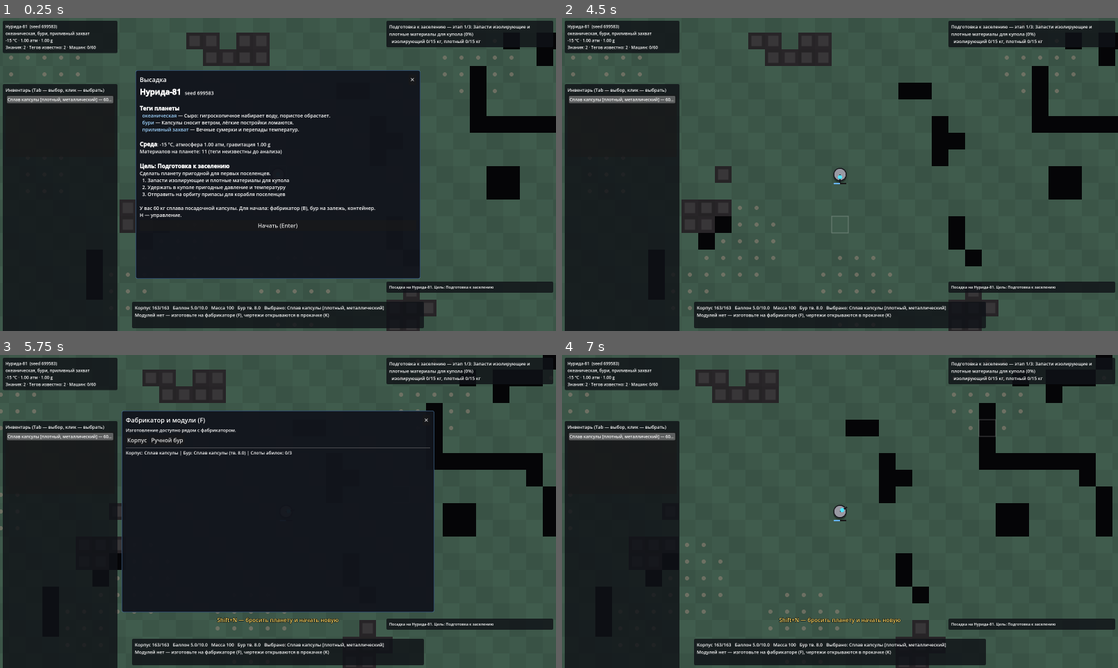
Above: before the commit, frames 1-4 (two rows, left to right).
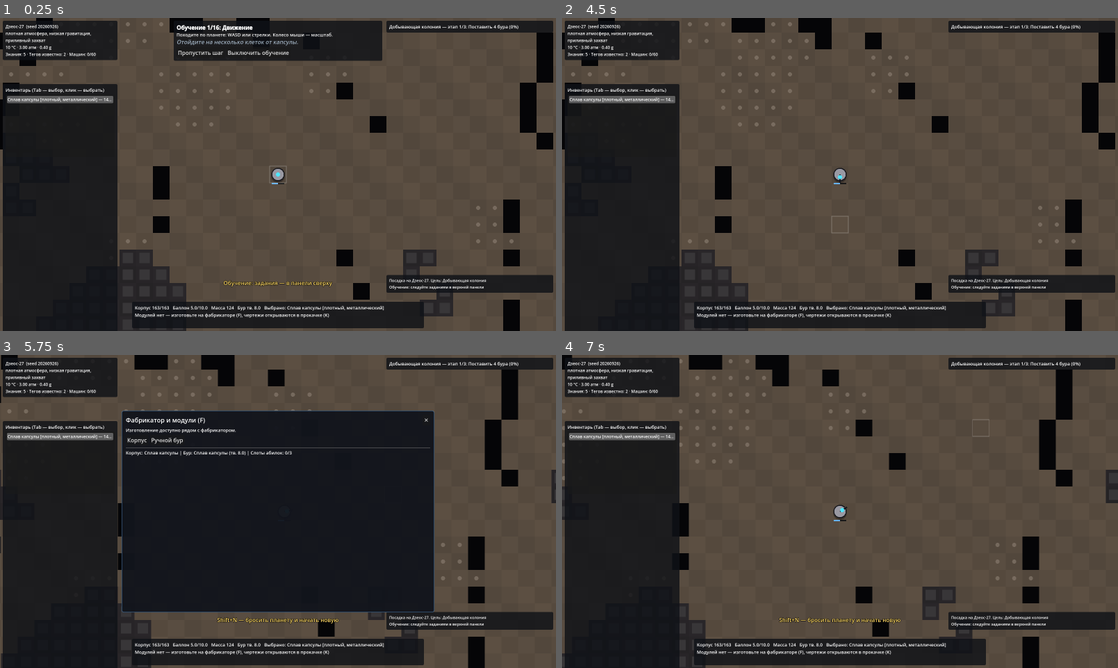
Above: after the commit, the same moments.

Repository: svagtozar/Pheuma
Game: Godot game, scene res://game/main.tscn
Same seed, same stepped clock (60 frames per second), same inputs: the game is played once before the commit and once after it.
Inputs (mouse positions are in pixels of both pictures, inside the frame that each line leads up to):
- Up to frame 1 (0.25 s): no input
- Up to frame 2 (4.5 s): click (762, 52) at 0.5 s, where only the run after the commit has a clickable "Пропустить шаг"; click (762, 61) at 1.25 s, where only the run after the commit has a clickable "Пропустить шаг"; click (762, 58) at 2 s, where only the run after the commit has a clickable "Пропустить шаг"; click (762, 68) at 2.75 s, where only the run after the commit has a clickable "Пропустить шаг"; click (817, 61) at 3.5 s, where only the run after the commit has a clickable "Выключить обучение"; click (840, 224) at 4.25 s, where only the run before the commit has a clickable "Начать (Enter)"
- Up to frame 3 (5.75 s): tap Enter at 5 s; move the mouse to (400, 495) at 5.02 s; hold D from 5.03 s (still down); tap N at 5.1 s; click (400, 495) at 5.17 s; tap Space at 5.27 s; tap F at 5.3 s
- Up to frame 4 (7 s): release D at 5.75 s; drag from (728, 527) to (812, 574) at 5.77 s; click "✕" at 6.5 s

The runs differ from the first frame. In frame 1, 73% of the frame differs, in the area x 0-100%, y 0-100%; in frame 2, 74%; in frame 3, 30%; in frame 4, 53%.

Commit message:
Add step-by-step tutorial on a mild tutorial planet
- 16 steps from movement to collapsing a macroblock, checked against world state
- Starts on first launch, from the briefing or with --tutorial
- Planets can be generated with forced tags; tutorial step persists in saves

Co-Authored-By: Claude Opus 5.5 <noreply@anthropic.com>
Claude-Session: https://claude.ai/code/session_01HTmYj27ymvfgn1njUTRNRx

Diff:
--- a/core/planet.gd
+++ b/core/planet.gd
@@ -20,6 +20,7 @@
 var deposits := {}                 # Vector2i → {"sub": id, "amount": кг}
 var spawn := Vector2i.ZERO
 var goal := {}                     # экземпляр шаблона из Goals
+var forced := false                # теги заданы вручную (учебная планета)
 
 func has_tag(t: String) -> bool:
 	return t in tags
--- a/core/planet_gen.gd
+++ b/core/planet_gen.gd
@@ -4,7 +4,8 @@
 const PREFIX := ["Кеп", "Ауро", "Тэл", "Ми", "Ксен", "Ор", "Вэй", "Сил", "Нур", "Грэ", "Иль", "Дзе"]
 const SUFFIX := ["ра", "ион", "ус", "эя", "ант", "ида", "ос", "ен"]
 
-static func generate(seed_value: int, width: int = 80, height: int = 60) -> Planet:
+## forced_tags — задать теги планеты вручную (учебная планета).
+static func generate(seed_value: int, width: int = 80, height: int = 60, forced_tags: Array = []) -> Planet:
 	var p := Planet.new()
 	var rng := Rng.new(seed_value)
 	p.seed_value = seed_value
@@ -13,8 +14,13 @@
 	var nr := rng.fork("name")
 	p.name = "%s%s-%d" % [nr.pick(PREFIX), nr.pick(SUFFIX), nr.range_i(2, 99)]
 
-	p.tags = TagPool.pick(rng.fork("ptags"), PlanetTags.all(), rng.fork("pcount").range_i(3, 5),
-		PlanetTags.pick_weights(), PlanetTags.compatible)
+	if forced_tags.is_empty():
+		p.tags = TagPool.pick(rng.fork("ptags"), PlanetTags.all(), rng.fork("pcount").range_i(3, 5),
+			PlanetTags.pick_weights(), PlanetTags.compatible)
+	else:
+		p.tags = forced_tags.duplicate()
+		p.tags.sort()
+		p.forced = true
 	_apply_environment(p)
 
 	var exotic_mult := 1.0
--- a/core/save_game.gd
+++ b/core/save_game.gd
@@ -76,7 +76,8 @@
 		m.load_extra(w, md.extra)
 
 static func to_dict(w: World) -> Dictionary:
-	var d := {"version": VERSION, "seed": w.planet.seed_value, "time": w.time}
+	var d := {"version": VERSION, "seed": w.planet.seed_value, "time": w.time,
+		"forced": w.planet.tags if w.planet.forced else []}
 	d.tiles = Marshalls.raw_to_base64(w.planet.tiles)
 	var dep := {}
 	for c in w.planet.deposits:
@@ -111,6 +112,7 @@
 	d.overrides = w.tile_overrides.keys().map(func(c): return [c.x, c.y, w.tile_overrides[c].tile, w.tile_overrides[c].t])
 	d.launched = w.launched
 	d.built_kinds = w.built_kinds.keys()
+	d.meta = w.meta
 	d.goals = {"stage": w.goals.stage, "hold": w.goals.hold, "completed": w.goals.completed, "progress": w.goals.progress}
 	var r := w.robot
 	d.robot = {"pos": [r.pos.x, r.pos.y], "hp": r.hp, "tank": r.tank, "selected": r.selected,
@@ -123,7 +125,7 @@
 	return d
 
 static func from_dict(d: Dictionary) -> World:
-	var w := World.create(int(d.seed))
+	var w := World.create(int(d.seed), d.get("forced", []))
 	w.events.clear()
 	w.time = float(d.time)
 	w.planet.tiles = Marshalls.base64_to_raw(d.tiles)
@@ -149,6 +151,7 @@
 	for o in d.overrides:
 		w.tile_overrides[Vector2i(int(o[0]), int(o[1]))] = {"tile": int(o[2]), "t": float(o[3])}
 	w.launched = {"mass": float(d.launched.mass), "tags": d.launched.tags, "exotic": float(d.launched.exotic)}
+	w.meta = d.get("meta", {})
 	w.built_kinds = {}
 	for k in d.built_kinds:
 		w.built_kinds[k] = true
--- /dev/null
+++ b/core/tutorial.gd
@@ -0,0 +1,155 @@
+class_name Tutorial
+extends RefCounted
+## Пошаговое обучение. Каждый шаг — задание и проверка по состоянию мира.
+## Учебная планета спокойная: плотная атмосфера (насосы сильные), низкая
+## гравитация (пушки бьют далеко), без опасностей.
+
+const PLANET_TAGS := ["dense_atmosphere", "low_gravity", "tidally_locked"]
+const SEED := 20260926
+
+const STEPS := [
+	{"id": "move", "title": "Движение",
+		"text": "Походите по планете: WASD или стрелки. Колесо мыши — масштаб.",
+		"hint": "Отойдите на несколько клеток от капсулы."},
+	{"id": "mine", "title": "Добыча",
+		"text": "Подойдите к цветной залежи и удерживайте E. Накопайте 3 кг местного материала.",
+		"hint": "Залежи — цветные пятна. Серые точки вдали — залежи, которые вы ещё не разглядели."},
+	{"id": "analyze", "title": "Анализ",
+		"text": "Материалы без анализа показаны как [?]. Выберите новый материал в инвентаре (Tab) и нажмите Z.",
+		"hint": "Анализ раскрывает теги и даёт знания — ими оплачивается прокачка."},
+	{"id": "fabricator", "title": "Фабрикатор",
+		"text": "Откройте постройки (B) и поставьте фабрикатор рядом с собой. ЛКМ — поставить, R — повернуть.",
+		"hint": "Каждая постройка делается из материала и наследует его свойства — смотрите подсказку на кнопке."},
+	{"id": "learn", "title": "Прокачка",
+		"text": "Откройте прокачку (K) и изучите первый узел любого класса.",
+		"hint": "Шесть классов. Узлы открывают чертежи модулей, постройки и бонусы."},
+	{"id": "module", "title": "Модуль",
+		"text": "Встаньте у фабрикатора, нажмите F, изготовьте модуль по открытому чертежу и установите его.",
+		"hint": "Активные модули срабатывают клавишами 1–6 и тратят газ из бортового баллона (G — подкачать)."},
+	{"id": "drill", "title": "Бур и контейнер",
+		"text": "Поставьте бур на залежь, а перед ним (по стрелке) — контейнер. Дождитесь, пока в контейнер пойдёт материал.",
+		"hint": "Машины передают груз соседу по стрелке выхода. Вход — сзади или сбоку."},
+	{"id": "pressure", "title": "Давление",
+		"text": "Поставьте пневмопушку и насос вплотную к ней. Доведите давление в пушке до 2 атм.",
+		"hint": "Насос качает атмосферу. Соседние газовые машины соединяются сами; трубы продлевают сеть."},
+	{"id": "cannon", "title": "Пневмопушка",
+		"text": "Поставьте приёмник в нескольких клетках, нажмите L: клик по пушке, затем по приёмнику. Положите груз в пушку (Q) или подведите бур.",
+		"hint": "Дальность растёт с давлением. Плотный груз летит короче, на ветру капсулы сносит."},
+	{"id": "process", "title": "Обработка",
+		"text": "Поставьте дробилку, печь или другую машину обработки и пропустите через неё груз.",
+		"hint": "Машины меняют теги материала. Новые теги узнаются сразу и дают знания."},
+	{"id": "logic", "title": "Логика",
+		"text": "Поставьте датчик и проведите провод (V): клик по датчику, затем по машине, которой он будет управлять.",
+		"hint": "ЛКМ по проводу — путевая точка, её можно тянуть; ПКМ — удалить."},
+	{"id": "route", "title": "Маршруты пушек",
+		"text": "Выберите пушку (ЛКМ), в инспекторе выберите тег маршрута и нажмите «Маршрут → выбрать цель», затем кликните по другому приёмнику.",
+		"hint": "Груз с этим тегом полетит в свою цель, остальное — в цель по умолчанию. Так пушки сортируют грузы."},
+	{"id": "assembly", "title": "Сборное сооружение",
+		"text": "Соберите склад или пневмобатарею: четыре секции квадратом 2×2 (раздел «Сборные сооружения»).",
+		"hint": "Батарея стреляет 20 кг на двойную дальность, но ей нужно больше насосов."},
+	{"id": "macro", "title": "Макроблок",
+		"text": "Нажмите M и протяните рамку по группе машин — она сохранится как макроблок.",
+		"hint": "Макроблок помнит настройки, провода и маршруты; библиотека общая для всех планет."},
+	{"id": "collapse", "title": "Свёртка",
+		"text": "В палитре (B) у макроблока нажмите «Свёрнутым» и поставьте его — вся схема займёт одну клетку.",
+		"hint": "Сворачиваются схемы без буров и сборных сооружений. Входы и выходы — на сторонах клетки."},
+	{"id": "goal", "title": "Цель планеты",
+		"text": "Справа вверху — цель планеты из трёх этапов. Обучение закончено: дальше — сами! Нажмите «Готово».",
+		"hint": "Shift+N — новая планета со случайными тегами. H — вся справка."},
+]
+
+var step := 0
+var done := false
+var macros_made := 0
+var acknowledged := false
+var _start_pos := Vector2.ZERO
+var _start_analyzed := 0
+
+func _init(w: World) -> void:
+	_begin(w)
+
+static func setup_world(w: World) -> void:
+	w.robot.add_item(Portion.new(w.starter, 80.0, w.planet.ambient_temp))
+	w.robot.knowledge += 3
+	w.log_event(w.planet.spawn, "Обучение: следуйте заданиям в верхней панели")
+
+func current() -> Dictionary:
+	return STEPS[min(step, STEPS.size() - 1)]
+
+func _begin(w: World) -> void:
+	_start_pos = w.robot.pos
+	_start_analyzed = w.robot.analyzed.size()
+
+func skip(w: World) -> void:
+	_advance(w)
+
+## Проверить текущий шаг; вернуть true, если он только что выполнен.
+func update(w: World) -> bool:
+	if done:
+		return false
+	if check(w, current().id):
+		_advance(w)
+		return true
+	return false
+
+func _advance(w: World) -> void:
+	step += 1
+	if step >= STEPS.size():
+		done = true
+		step = STEPS.size() - 1
+	_begin(w)
+
+func check(w: World, id: String) -> bool:
+	var r := w.robot
+	match id:
+		"move":
+			return r.pos.distance_to(_start_pos) > 4.0
+		"mine":
+			for k in r.inventory:
+				if k != w.starter.id and r.inventory[k].mass >= 3.0:
+					return true
+			return false
+		"analyze":
+			return r.analyzed.size() > _start_analyzed
+		"fabricator":
+			return not w.machines_of("fabricator").is_empty()
+		"learn":
+			return not r.learned.is_empty()
+		"module":
+			return not r.equipped.is_empty()
+		"drill":
+			for m in w.machines.values():
+				if m.kind == "container" and not m.items.is_empty():
+					for d in Machine.DIRS:
+						var n = w.machine_at(m.cell + d)
+						if n != null and n.kind == "drill":
+							return true
+			return false
+		"pressure":
+			for m in w.machines_of("cannon"):
+				if w.gas.pressure(m.id) >= 2.0:
+					return true
+			return false
+		"cannon":
+			return w.stats.hits > 0
+		"process":
+			return w.stats.processed > 0
+		"logic":
+			return not w.logic.wires.is_empty()
+		"route":
+			for m in w.machines.values():
+				if m is Cannon and not m.config.get("routes", []).is_empty():
+					return true
+			return false
+		"assembly":
+			for m in w.machines.values():
+				if m.master_id == m.id:
+					return true
+			return false
+		"macro":
+			return macros_made > 0
+		"collapse":
+			return not w.machines_of("macro").is_empty()
+		"goal":
+			return acknowledged
+	return false
--- a/core/world.gd
+++ b/core/world.gd
@@ -26,6 +26,7 @@
 var fires := {}                 # Vector2i → оставшееся время
 var launched := {"mass": 0.0, "tags": {}, "exotic": 0.0}
 var built_kinds := {}
+var meta := {}                  # данные интерфейса, которые нужно сохранять (шаг обучения)
 var events: Array = []          # {"cell", "text", "t"} для интерфейса
 var sfx: Array = []             # {"name", "cell"} — звуки для game/audio.gd
 var time := 0.0
@@ -35,8 +36,8 @@
 var _hazard_acc := 0.0
 var _assembly_acc := 0.0
 
-static func create(seed_value: int) -> World:
-	return World.new(PlanetGen.generate(seed_value))
+static func create(seed_value: int, forced_tags: Array = []) -> World:
+	return World.new(PlanetGen.generate(seed_value, 80, 60, forced_tags))
 
 func _init(p: Planet) -> void:
 	planet = p
--- a/game/main.gd
+++ b/game/main.gd
@@ -6,12 +6,14 @@
 ##   --autotest        — собрать цепочку, прогнать симуляцию, проверить и выйти
 ##   --screenshot=путь — сохранить скриншот через пару секунд и выйти
 ##   --open=окно       — открыть окно (palette, skills, fabricator, codex, help, briefing)
+##   --tutorial        — начать обучение (при первом запуске оно включается само)
 
 const T := 32.0
 const WorldView := preload("res://game/world_view.gd")
 const Hud := preload("res://game/ui/hud.gd")
 const Audio := preload("res://game/audio.gd")
 const AUTOSAVE_EVERY := 120.0
+const SETTINGS := "user://settings.json"
 
 var world: World
 var sim: Sim
@@ -26,6 +28,7 @@
 var macro_collapsed := false
 var route_tag := ""
 var route_tag_pick := ""
+var tutorial: Tutorial = null
 var sel_start = null
 var _autosave_t := 0.0
 
@@ -49,18 +52,19 @@
 func _ready() -> void:
 	var args := OS.get_cmdline_user_args() + OS.get_cmdline_args()
 	var s := -1
+	var want_tutorial := false
 	for a in args:
 		if a.begins_with("--seed="):
 			s = int(a.substr(7))
 		elif a == "--autotest":
 			autotest = true
+		elif a == "--tutorial":
+			want_tutorial = true
 		elif a.begins_with("--screenshot="):
 			screenshot_path = a.substr(13)
 		elif a.begins_with("--open="):
 			open_window = a.substr(7)
-	if s < 0:
-		randomize()
-		s = randi() % 1000000
+	randomize()
 	view = WorldView.new()
 	view.main = self
 	add_child(view)
@@ -76,7 +80,11 @@
 	audio = Audio.new()
 	add_child(audio)
 	macro_lib = Macroblocks.load_library()
-	new_world(s)
+	var first_run: bool = not settings().get("tutorial_done", false) and s < 0 and not autotest and screenshot_path == ""
+	if want_tutorial or first_run:
+		start_tutorial()
+	else:
+		new_world(s if s >= 0 else randi() % 1000000)
 	if autotest:
 		call_deferred("run_autotest")
 	if open_window == "briefing":
@@ -84,8 +92,39 @@
 	elif open_window != "":
 		hud.toggle(open_window)
 
+func settings() -> Dictionary:
+	if not FileAccess.file_exists(SETTINGS):
+		return {}
+	var d = JSON.parse_string(FileAccess.get_file_as_string(SETTINGS))
+	return d if typeof(d) == TYPE_DICTIONARY else {}
+
+func set_setting(key: String, value) -> void:
+	var d := settings()
+	d[key] = value
+	var f := FileAccess.open(SETTINGS, FileAccess.WRITE)
+	if f != null:
+		f.store_string(JSON.stringify(d))
+
+func start_tutorial() -> void:
+	var w := World.create(Tutorial.SEED, Tutorial.PLANET_TAGS)
+	Tutorial.setup_world(w)
+	new_world(0, w)
+	tutorial = Tutorial.new(world)
+	say("Обучение: задания — в панели сверху")
+
+func end_tutorial(completed: bool) -> void:
+	tutorial = null
+	world.meta.erase("tutorial_step")
+	set_setting("tutorial_done", true)
+	if completed:
+		say("Обучение пройдено! Shift+N — настоящая планета")
+
 func new_world(s: int, loaded: World = null) -> void:
+	tutorial = null
 	world = loaded if loaded != null else World.create(s)
+	if world.meta.has("tutorial_step"):
+		tutorial = Tutorial.new(world)
+		tutorial.step = int(world.meta.tutorial_step)
 	seed_value = world.planet.seed_value
 	sim = Sim.new(world)
 	audio.set_world(world)
@@ -167,6 +206,13 @@
 			if world.machine_at(c) == null and world.can_place("pipe", c, build_material()) == "":
 				world.place("pipe", c, 0, build_material())
 		sim.advance(dt)
+		if tutorial != null:
+			if tutorial.update(world):
+				world.sound("fanfare", world.robot_cell())
+				say("Шаг выполнен: " + Tutorial.STEPS[tutorial.step - 1].title if not tutorial.done else "Обучение пройдено!")
+			world.meta.tutorial_step = tutorial.step
+			if tutorial.done:
+				end_tutorial(true)
 		_autosave_t += dt
 		if _autosave_t >= AUTOSAVE_EVERY and not autotest:
 			_autosave_t = 0.0
@@ -323,6 +369,8 @@
 		say("в выделении нет машин")
 		return
 	macro_lib.append(JSON.parse_string(JSON.stringify(mb)))
+	if tutorial != null:
+		tutorial.macros_made += 1
 	Macroblocks.save_library(macro_lib)
 	say("Сохранён «%s»: %d машин, %s. B — поставить" % [mb.name, mb.parts.size(), Macroblocks.describe_ports(mb)])
 	set_mode("none")
--- a/game/ui/hud.gd
+++ b/game/ui/hud.gd
@@ -24,6 +24,9 @@
 var fab_mat: OptionButton
 var codex_label: RichTextLabel
 var briefing_label: RichTextLabel
+var tut_panel: PanelContainer
+var tut_label: RichTextLabel
+var tut_done_btn: Button
 
 var _placed: Array = []       # [Control, anchor, offset]
 var _inv_sig := ""
@@ -49,6 +52,7 @@
 			Control.PRESET_TOP_RIGHT: c.position = Vector2(vp.x + off.x, off.y)
 			Control.PRESET_BOTTOM_RIGHT: c.position = Vector2(vp.x + off.x, vp.y - sz.y - off.y)
 			Control.PRESET_CENTER_BOTTOM: c.position = Vector2(vp.x / 2.0 + off.x, vp.y - sz.y - off.y)
+			Control.PRESET_CENTER_TOP: c.position = Vector2(vp.x / 2.0 + off.x, off.y)
 			Control.PRESET_CENTER: c.position = (vp - sz) / 2.0
 
 func set_world(w: World) -> void:
@@ -149,6 +153,32 @@
 	msg_label.add_theme_constant_override("outline_size", 4)
 	add_child(msg_label)
 
+	# Обучение.
+	tut_panel = _panel(Vector2(-300, 8), Vector2(600, 0), Control.PRESET_CENTER_TOP)
+	var tv := VBoxContainer.new()
+	tut_panel.add_child(tv)
+	tut_label = RichTextLabel.new()
+	tut_label.bbcode_enabled = true
+	tut_label.fit_content = true
+	tut_label.custom_minimum_size = Vector2(584, 0)
+	tut_label.add_theme_font_size_override("normal_font_size", 13)
+	tv.add_child(tut_label)
+	var th := HBoxContainer.new()
+	tv.add_child(th)
+	tut_done_btn = Button.new()
+	tut_done_btn.text = "Готово"
+	tut_done_btn.pressed.connect(func(): if main.tutorial != null: main.tutorial.acknowledged = true)
+	th.add_child(tut_done_btn)
+	var skip := Button.new()
+	skip.text = "Пропустить шаг"
+	skip.pressed.connect(func(): if main.tutorial != null: main.tutorial.skip(world))
+	th.add_child(skip)
+	var off := Button.new()
+	off.text = "Выключить обучение"
+	off.pressed.connect(func(): main.end_tutorial(false))
+	th.add_child(off)
+	tut_panel.visible = false
+
 	# Палитра построек.
 	var pv := _window("palette", Vector2(820, 600), "Постройки (B)")
 	var mh := HBoxContainer.new()
@@ -195,10 +225,18 @@
 	briefing_label.custom_minimum_size = Vector2(780, 0)
 	briefing_label.add_theme_font_size_override("normal_font_size", 14)
 	brv.add_child(briefing_label)
+	var bh := HBoxContainer.new()
+	brv.add_child(bh)
 	var go := Button.new()
 	go.text = "Начать (Enter)"
 	go.pressed.connect(func(): windows.briefing.visible = false)
-	brv.add_child(go)
+	bh.add_child(go)
+	var tb := Button.new()
+	tb.text = "Пройти обучение"
+	tb.pressed.connect(func():
+		windows.briefing.visible = false
+		main.start_tutorial())
+	bh.add_child(tb)
 
 const HELP := """Движение — WASD / стрелки. Колесо мыши — масштаб.
 E (удерживать) — копать залежь под курсором или рядом.
@@ -566,6 +604,12 @@
 		mode_text.get(main.mode, "")]
 	if main.sim.paused and not blocks_game():
 		status_label.text += "   ПАУЗА"
+	var t: Tutorial = main.tutorial
+	tut_panel.visible = t != null
+	if t != null:
+		var st: Dictionary = t.current()
+		tut_label.text = "[b]Обучение %d/%d: %s[/b]\n%s\n[color=#9fb0c0][i]%s[/i][/color]" % [t.step + 1, Tutorial.STEPS.size(), st.title, st.text, st.hint]
+		tut_done_btn.visible = st.id == "goal"
 	msg_label.text = main.message if main.message_t > 0.0 else ""
 	msg_label.visible = main.message_t > 0.0
 	_refresh_inventory()
--- /dev/null
+++ b/tests/test_tutorial.gd
@@ -0,0 +1,137 @@
+extends GutTest
+## Обучение проходится целиком на учебной планете.
+
+func _free_cell(w: World, near: Vector2i, taken: Dictionary) -> Vector2i:
+	for r in range(1, 20):
+		for dy in range(-r, r + 1):
+			for dx in range(-r, r + 1):
+				var c := near + Vector2i(dx, dy)
+				if w.planet.buildable(c) and not w.grid.has(c) and not w.planet.deposits.has(c) and not taken.has(c):
+					return c
+	return near
+
+func _line_free(w: World, o: Vector2i, d: Vector2i, n: int) -> bool:
+	for k in n:
+		var c := o + d * k
+		if not w.planet.buildable(c) or w.grid.has(c) or w.planet.deposits.has(c):
+			return false
+	return true
+
+func test_tutorial_planet_is_mild():
+	var w := World.create(Tutorial.SEED, Tutorial.PLANET_TAGS)
+	assert_eq(w.planet.tags, ["dense_atmosphere", "low_gravity", "tidally_locked"])
+	assert_true(w.planet.forced)
+
+func test_tutorial_can_be_completed():
+	var w := World.create(Tutorial.SEED, Tutorial.PLANET_TAGS)
+	Tutorial.setup_world(w)
+	var t := Tutorial.new(w)
+	var r := w.robot
+	var steps_done: Array = []
+	var tick := func(n: int):
+		for i in n:
+			w.tick(0.1)
+			if t.update(w):
+				steps_done.append(t.STEPS[t.step - 1].id if not t.done else "goal")
+	# 1. Движение
+	w.move_robot(Vector2(5, 0))
+	tick.call(1)
+	# 2. Добыча: ближайшая мягкая залежь
+	var dep := Vector2i(-1, -1)
+	var best := INF
+	for c in w.planet.deposits:
+		var s: Substance = w.db.get_sub(w.planet.deposits[c].sub)
+		if s.hardness <= r.mining_hardness() and s.phase_at(w.planet.ambient_temp) == Substance.Phase.SOLID:
+			var d := (Vector2(c) - r.pos).length()
+			if d < best:
+				best = d
+				dep = c
+	assert_ne(dep, Vector2i(-1, -1), "есть мягкая залежь")
+	r.pos = Vector2(dep) + Vector2(0.5, 1.5)
+	for i in 5:
+		w.mine(dep, 1.0)
+	tick.call(1)
+	# 3. Анализ
+	w.analyze(w.db.get_sub(w.planet.deposits[dep].sub))
+	tick.call(1)
+	# 4. Фабрикатор
+	var taken := {}
+	var fc := _free_cell(w, r.cell(), taken)
+	assert_not_null(w.place("fabricator", fc, 0, w.starter))
+	r.pos = Vector2(fc) + Vector2(0.5, 1.5)
+	tick.call(1)
+	# 5. Прокачка
+	assert_eq(Progression.learn(r, "h1"), "")
+	tick.call(1)
+	# 6. Модуль
+	assert_eq(w.fabricate("hook", w.starter), "")
+	assert_eq(r.equip(r.modules[0].uid), "")
+	tick.call(1)
+	# 7. Бур и контейнер
+	var placed := false
+	for c in w.planet.deposits:
+		for f in 4:
+			var front: Vector2i = c + Machine.DIRS[f]
+			if w.planet.buildable(front) and not w.grid.has(front) and not w.planet.deposits.has(front) and not w.grid.has(c):
+				var s: Substance = w.db.get_sub(w.planet.deposits[c].sub)
+				if s.hardness <= w.starter.hardness:
+					w.place("drill", c, f, w.starter)
+					w.place("container", front, 0, w.starter)
+					placed = true
+					break
+		if placed:
+			break
+	assert_true(placed)
+	tick.call(40)
+	# 8–9. Давление и пушка
+	var o := Vector2i(-1, -1)
+	for c in w.planet.deposits.keys() + [w.planet.spawn]:
+		for y in range(-12, 12):
+			var cand: Vector2i = w.planet.spawn + Vector2i(-10, y)
+			if _line_free(w, cand, Vector2i(1, 0), 9) and _line_free(w, cand + Vector2i(0, 1), Vector2i(1, 0), 9):
+				o = cand
+				break
+		break
+	assert_ne(o, Vector2i(-1, -1), "есть место под пушку")
+	r.add_item(Portion.new(w.starter, 60.0))
+	var cannon := w.place("cannon", o, 0, w.starter)
+	w.place("pump", o + Vector2i(0, 1), 0, w.starter)
+	tick.call(30)
+	var recv := w.place("receiver", o + Vector2i(6, 0), 0, w.starter)
+	assert_eq(w.link_cannon(cannon.cell, recv.cell), "")
+	cannon.store(Portion.new(w.starter, 2.0))
+	tick.call(30)
+	# 10. Обработка
+	var cr := w.place("crusher", o + Vector2i(8, 1), 0, w.starter)
+	cr.accept(Portion.new(w.starter, 1.0), cr.cell + Vector2i(-1, 0))
+	tick.call(30)
+	# 11. Логика
+	var sensor := w.place("sensor", o + Vector2i(2, 1), 0, w.starter)
+	assert_eq(w.add_wire(sensor.cell, cannon.cell, 0, w.starter), "")
+	tick.call(1)
+	# 12. Маршрут
+	var recv2 := w.place("receiver", o + Vector2i(4, 1), 0, w.starter)
+	assert_eq(w.link_cannon(cannon.cell, recv2.cell, "dense"), "")
+	tick.call(1)
+	# 13. Склад
+	var wo := Vector2i(-1, -1)
+	for y in range(-14, 14):
+		var cand: Vector2i = w.planet.spawn + Vector2i(6, y)
+		if _line_free(w, cand, Vector2i(1, 0), 2) and _line_free(w, cand + Vector2i(0, 1), Vector2i(1, 0), 2):
+			wo = cand
+			break
+	for d in [Vector2i(0, 0), Vector2i(1, 0), Vector2i(0, 1), Vector2i(1, 1)]:
+		assert_not_null(w.place("warehouse_section", wo + d, 0, w.starter))
+	tick.call(15)
+	# 14–15. Макроблок и свёртка
+	var mb = JSON.parse_string(JSON.stringify(Macroblocks.capture(w, Rect2i(cr.cell, Vector2i.ONE), "дробилка")))
+	t.macros_made += 1
+	tick.call(1)
+	var mc := _free_cell(w, w.planet.spawn + Vector2i(0, 4), {})
+	assert_eq(Macroblocks.place_collapsed(w, mb, mc, 0, w.starter), "")
+	tick.call(1)
+	# 16. Цель
+	t.acknowledged = true
+	tick.call(1)
+	assert_true(t.done, "обучение пройдено, выполнено: %s" % str(steps_done))
+	assert_eq(steps_done.size(), Tutorial.STEPS.size())
Not shown, added: core/tutorial.gd.uid
Not shown, added: tests/test_tutorial.gd.uid
